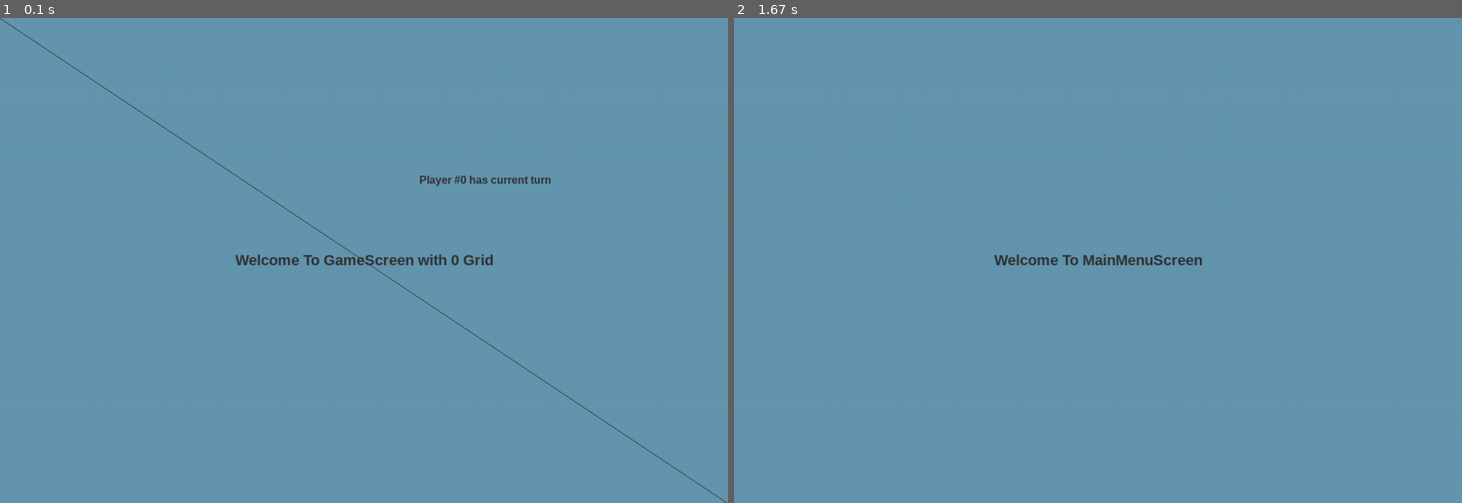
Above: before the commit, frames 1-2 (left to right).
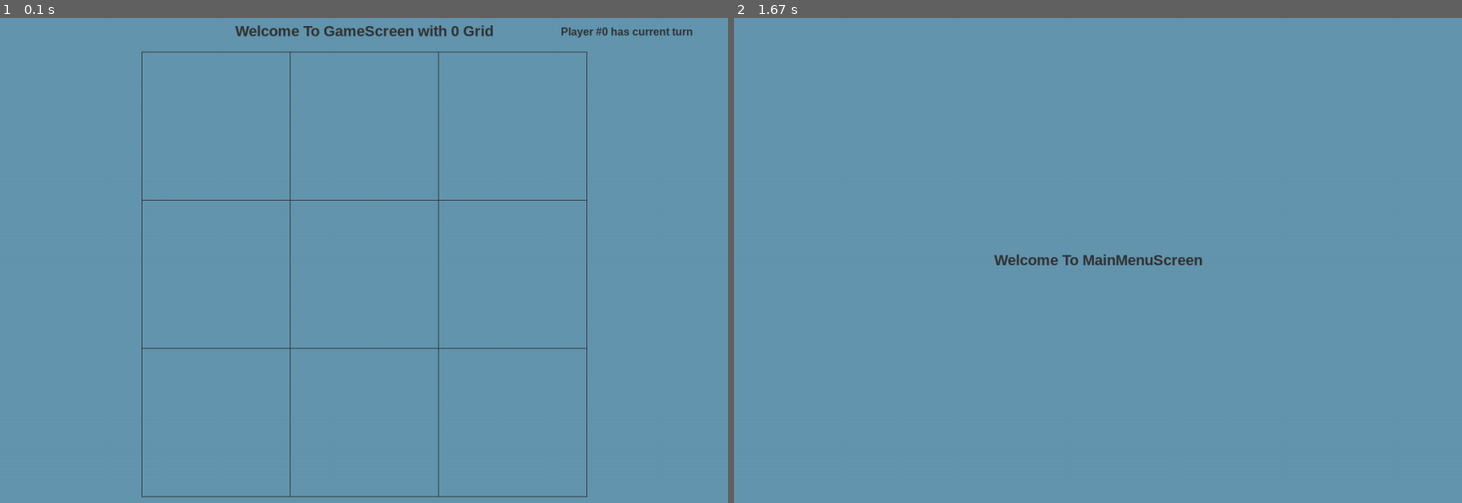
Above: after the commit, the same moments.

Repository: CoDen256/TicTacToe
Game: pygame game, started from app/TicTacToe.py
Two runs of this game, one before a commit and one after it. Both use one fixed random seed, a clock stepped at 60 frames per second and the inputs below.
Inputs:
- Up to frame 1 (0.1 s): no input
- Up to frame 2 (1.67 s): tap Space at 0.33, 1.07, 1.37 s; tap 0 at 0.67 s

The runs differ from the first frame. In frame 1, 2.5% of the frame differs, in the area x 0-100%, y 0-100%; in frame 2, nothing differs.

Commit message:
StaticGrid renderer for grid and cells added

Diff:
--- a/app/grids/StaticGrid.py
+++ b/app/grids/StaticGrid.py
@@ -3,14 +3,19 @@
 
 
 class StaticGrid(Grid):
-    def __init__(self, w=3, h=3):
-        self.cells = [[0 for i in range(w)] for j in range(h)]
-        self.width = w
-        self.height = h
+    def __init__(self, surface, x, y, cell_size, columns=3, rows=3):
+        self.cells = [[0 for i in range(columns)] for j in range(rows)]
+        self.columns = columns
+        self.rows = rows
+
+        self.surface = surface
+
+        self.position = self.x, self.y = x, y
+        self.cell_size = cell_size
+        self.height = cell_size * rows
+        self.width = cell_size * columns
 
         self.scores = [0, 0]
-
-        self.scale = 1
 
     def updateInput(self):
         pass
@@ -24,6 +29,62 @@
     def add(self, value, position):
         pass
 
-    def render(self, surface):
-        surface_w, surface_h = surface.get_size()
-        pydraw.line(surface, 0, 0, surface_w, surface_h, (50, 50, 50))
+    def render(self):
+        self.renderGrid()
+        self.renderCells()
+
+    def renderGrid(self):
+        # Draws a grid: vertical and horizontal lines
+        for i in range(0, self.width+1, self.cell_size):
+            pydraw.vline(self.surface, self.x+i, self.y, self.y+self.height, (50, 50, 50))
+
+        for j in range(0, self.height+1, self.cell_size):
+            pydraw.hline(self.surface, self.x, self.x+self.width, self.y+j, (50, 50, 50))
+
+    def renderCells(self):
+        for row in range(len(self.cells)):
+            for col in range(len(self.cells[row])):
+                if self.cells[row][col] == 1:
+                    self.renderCross((row, col))
+                elif self.cells[row][col] == -1:
+                    self.renderCircle((row, col))
+
+    def renderCross(self, position):
+        # renders a cross at the position relative to grid
+        x, y = self.grid_to_surf(self.arr_to_grid(position))
+
+        pydraw.line(self.surface,
+                    x, y,
+                    x + self.cell_size, y + self.cell_size, (255, 50, 50))
+
+        pydraw.line(self.surface,
+                    x + self.cell_size, y,
+                    x, y + self.cell_size, (255, 50, 50))
+
+    def renderCircle(self, position):
+        # renders a circle at the position relative to grid
+        x, y = self.grid_to_surf(self.arr_to_grid(position))
+
+        pydraw.aacircle(self.surface,
+                        x + self.cell_size//2, y + self.cell_size//2,
+                        self.cell_size//2, (50, 50, 255))
+
+        pydraw.aacircle(self.surface,
+                        x + self.cell_size//2, y + self.cell_size//2,
+                        self.cell_size//4, (50, 50, 255))
+
+    def grid_to_surf(self, pos):
+        # Converts Grid coordinates to self.surface coordinates
+        return (self.x + pos[0], self.y + pos[1])
+
+    def surf_to_grid(self, pos):
+        # Converts self.surface coordinates to Grid coordinates
+        return (pos[0] - self.x, pos[1] - self.y)
+
+    def arr_to_grid(self, pos):
+        # Converts Array coordinates to Grid coordinates
+        return (pos[0] * self.cell_size, pos[1] * self.cell_size)
+
+    def grid_to_arr(self, pos):
+        # Converts Grid coordinates to Array coordinates
+        return (pos[0] // self.cell_size, pos[1] // self.cell_size)
--- a/app/hud/ui.py
+++ b/app/hud/ui.py
@@ -1,3 +1,8 @@
-class HUD():
-    def __init__(self, scores):
+import pygame
+
+
+class HUD(pygame.Surface):
+    def __init__(self, size, scores):
+        super().__init__(size)
+        self.size = size
         self.scores = scores
--- a/app/screens/GameScreen.py
+++ b/app/screens/GameScreen.py
@@ -7,6 +7,7 @@
 from grids.StaticGrid import StaticGrid
 from players.Human import Human
 from players.Computer import Computer
+from hud.ui import HUD
 
 
 class GameScreen:
@@ -17,9 +18,12 @@
         # type == 1 - Expandable
 
     def create(self):
+
         self.surface = pygame.Surface(self.game.size)
+        log("GameScreen size", self.surface.get_size())
 
-        self.grid = [StaticGrid(), ExpandableGrid()][self.type]
+        self.grid = [StaticGrid(self.surface, x=210, y=50, cell_size=220),
+                     ExpandableGrid()][self.type]
 
         self.players = [Human(self.grid, 1), Human(self.grid, -1)]
         # num = (id + 2) % 3
@@ -53,17 +57,20 @@
         self.game.window.blit(self.surface, (0, 0))
         self.surface.fill((100, 150, 175))
 
-        self.grid.render(self.surface)
+        self.grid.render()
 
+        self.renderMessages()
+
+        pygame.display.flip()
+
+    def renderMessages(self):
         toast(self.surface,
               "Welcome To GameScreen with {} Grid".format(self.type),
-              20, (50, 50, 50), self.game.w/2, self.game.h/2)
+              20, (50, 50, 50), self.game.w/2, 20)
 
         toast(self.surface,
               "Player #{} has current turn".format(self.currentPLayerNum),
-              15, (50, 50, 50), self.game.w*2/3, self.game.h/3)
-
-        pygame.display.flip()
+              15, (50, 50, 50), self.game.w - 150, 20)
 
     def update_current(self):
         self.current = self.players[self.currentPLayerNum]
--- a/app/utils.py
+++ b/app/utils.py
@@ -20,3 +20,7 @@
 
 def quit_game():
     sys.exit()
+
+
+def log(tag, message):
+    print(tag, message, sep=': ')
